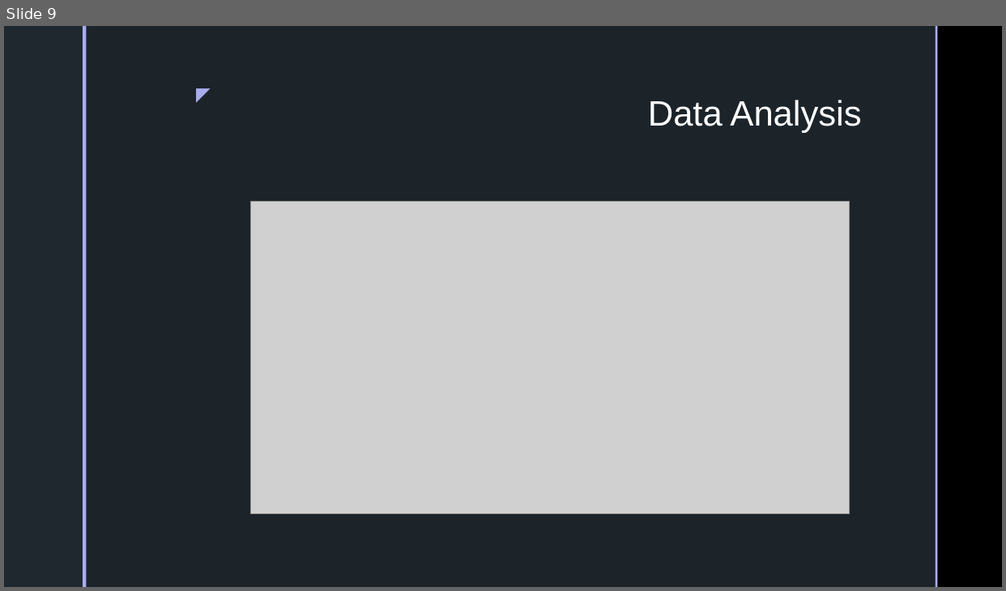
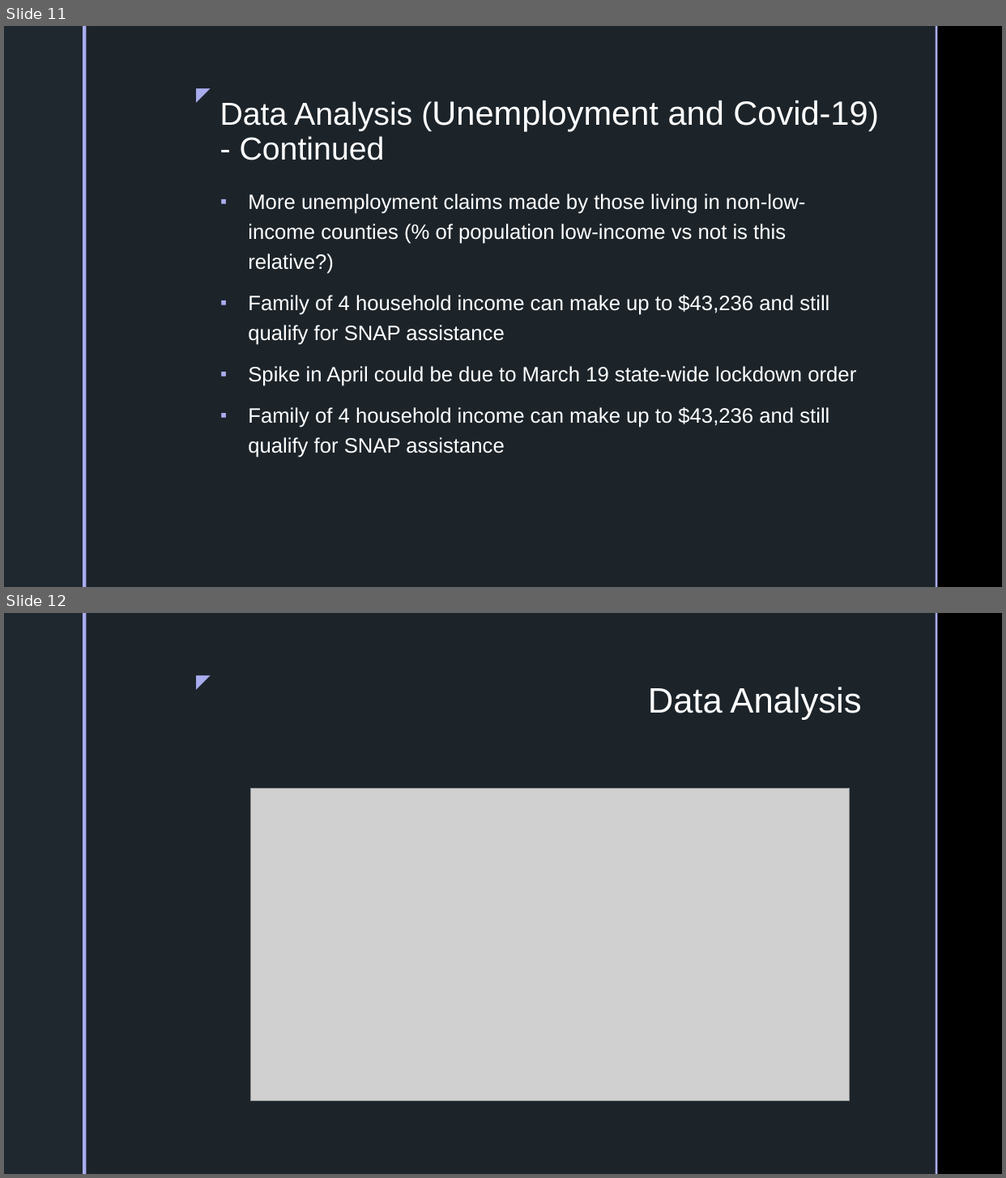
Before and after one commit to inkosi-codes/Covid-19-and-Low-Income-Communities, a slide deck: docs/Presentation/Power-Point.pptx. Shown one above the other, each under a label of ours: slide 9 before the commit, slides 11 and 12 after it. The pictures are 1006x591 and 1006x1178 pixels, drawn with LibreOffice and Linux fonts; fonts in the diff are those of the drawing; grey boxes stand for pictures; background and template pictures are left out. Boxes give left, top, right and bottom in pixels: in the first picture for what was removed or moved away, otherwise in the second. Text is boxed around its words. In the diff, an @@ line names an element or a change of style, - is before the commit and + after.

```diff
--- a/docs/Presentation/Power-Point.pptx
+++ b/docs/Presentation/Power-Point.pptx
@@ slide 11 added at (4,26,1002,587), background picture (left out); not listed: 5 template elements that a slide beside it also shows @@
@@ title added at (220,101,867,160), 30.6 pt, text #FFFFFF @@
+Data Analysis (Unemployment and Covid-19) - Continued
@@ text added at (248,194,856,458), 20 pt, text #FFFFFF @@
+▪ More unemployment claims made by those living in non-low-income counties (% of population low-income vs not is this relative?)
+▪ Family of 4 household income can make up to $43,236 and still qualify for SNAP assistance
+▪ Spike in April could be due to March 19 state-wide lockdown order
+▪ Family of 4 household income can make up to $43,236 and still qualify for SNAP assistance
@@ what was slide 9 is now slide 12 @@
```
Also in this commit, not shown: 2 slides changed, 4 other slides added, 3 slides removed, 4 other files.
